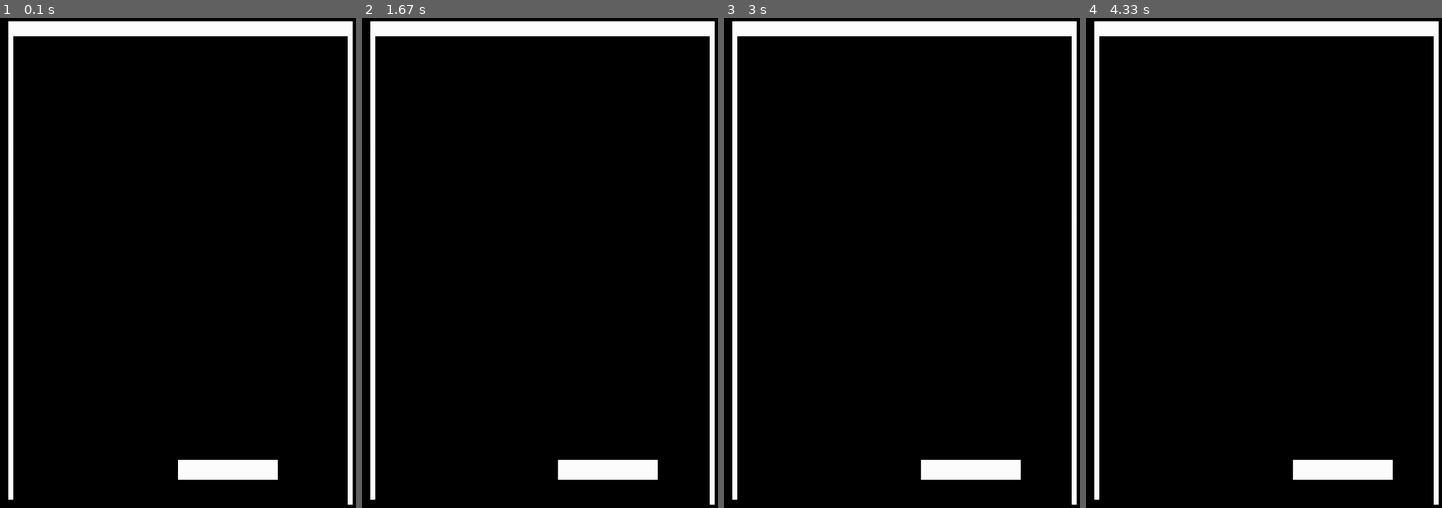
Above: before the commit, frames 1-4 (left to right).
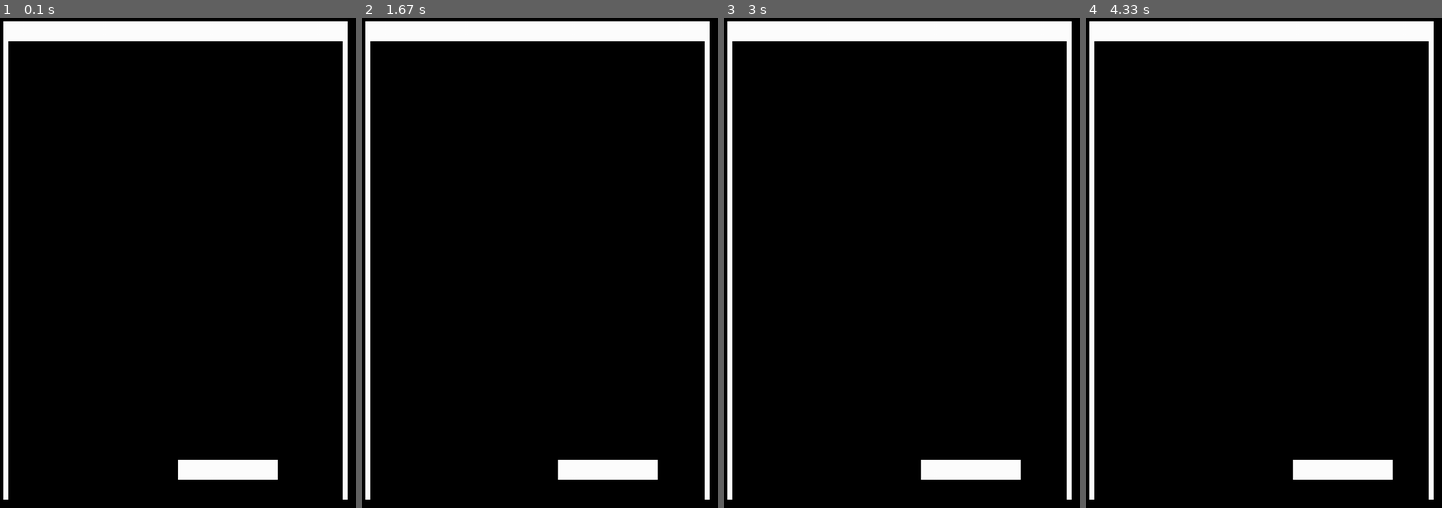
Above: after the commit, the same moments.

Repository: PSFREITASUEA/breakoutpygame
Game: pygame game, started from main.py
Two runs of this game, one before a commit and one after it. Both use one fixed random seed, a clock stepped at 60 frames per second and the inputs below.
Inputs:
- Up to frame 1 (0.1 s): no input
- Up to frame 2 (1.67 s): hold D 0.33-0.8 s; hold D 0.83-1.3 s; hold A from 1.33 s (still down)
- Up to frame 3 (3 s): release A at 1.87 s; hold A 1.9-2.3 s; hold D 2.33-2.97 s
- Up to frame 4 (4.33 s): hold A 3-3.47 s; hold D 3.5-3.97 s; hold D from 4 s (still down)

The runs differ from the first frame. In frame 1, 6.3% of the frame differs, in the area x 0-100%, y 0-100%; in frame 2, 6.3%; in frame 3, 6.3%; in frame 4, 6.3%.

Commit message:
#Refactor: extract border limits to objects

Diff:
--- a/main.py
+++ b/main.py
@@ -16,6 +16,10 @@
     running = True
 
     player_1 = Player(WINDOW_WIDTH / 2, WINDOW_HEIGHT - 100)
+    # rect(x,y, width, height)
+    left_limit_rect = Rect(10, 20, 10, 960)
+    right_limit_rect = Rect(690, 20, 10, 960)
+    top_limit_rect = Rect(20, 20, 680, 40)
 
     while running:
         for event in pygame.event.get():
@@ -33,11 +37,11 @@
                     player_1.is_going_right = False
 
         window_surface.fill(colors.BLACK)
-        pygame.draw.rect(window_surface, colors.WHITE, (20, 20, 680, 30))
-        pygame.draw.rect(window_surface, colors.WHITE, (20, 20, 10, 960))
-        pygame.draw.rect(window_surface, colors.WHITE, (700, 20, 10, 970))
+        pygame.draw.rect(window_surface, colors.WHITE, left_limit_rect)
+        pygame.draw.rect(window_surface, colors.WHITE, right_limit_rect)
+        pygame.draw.rect(window_surface, colors.WHITE, top_limit_rect)
 
-        player_1.move(30, 700)
+        player_1.move(left_limit_rect.right, right_limit_rect.left)
         player_1.render(window_surface)
 
         pygame.display.update()
